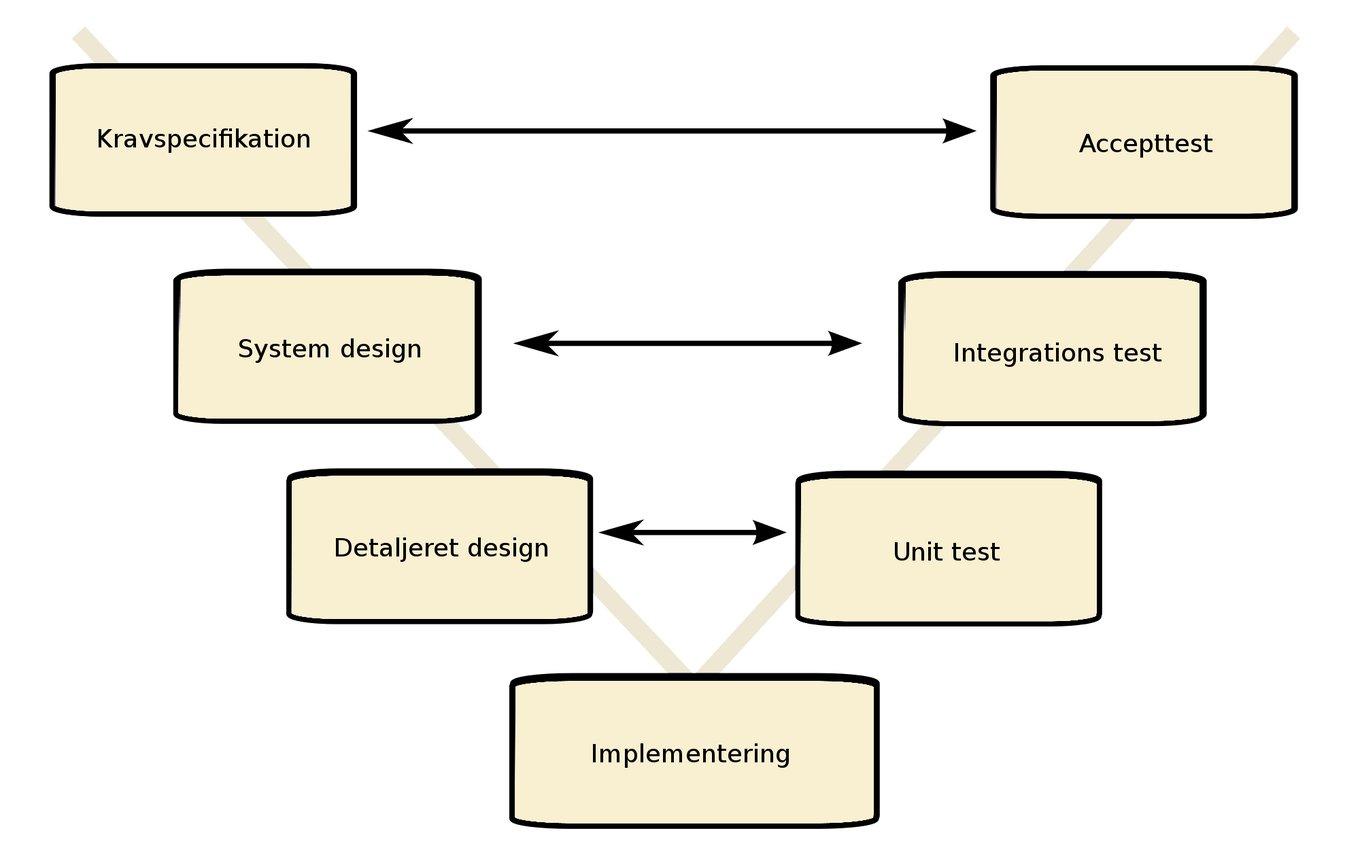
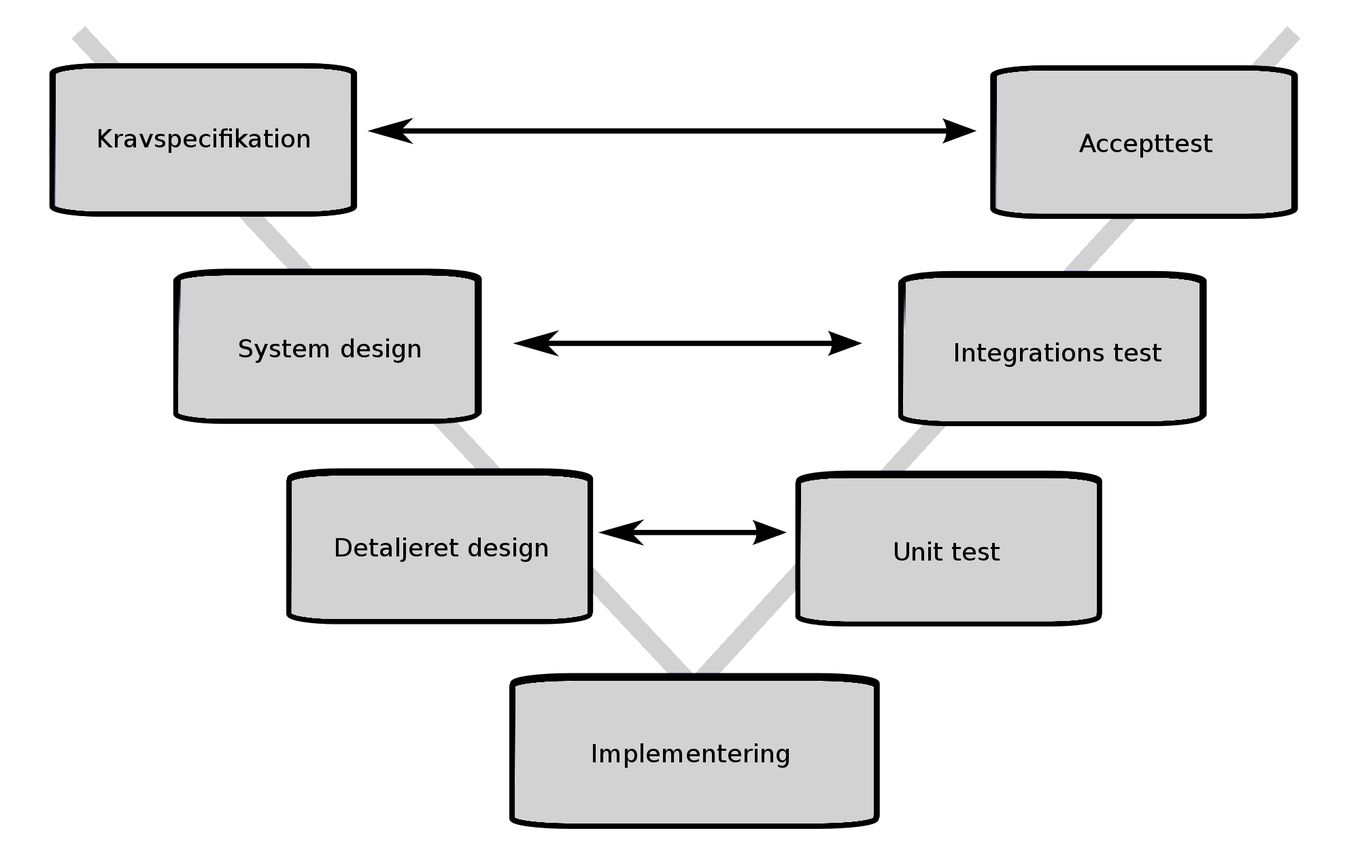
Layer changes from the first w=1360, h=867 image to the second:
painted on "2000px-V-model.svg.png" over <box>55,26,1300,824</box>
